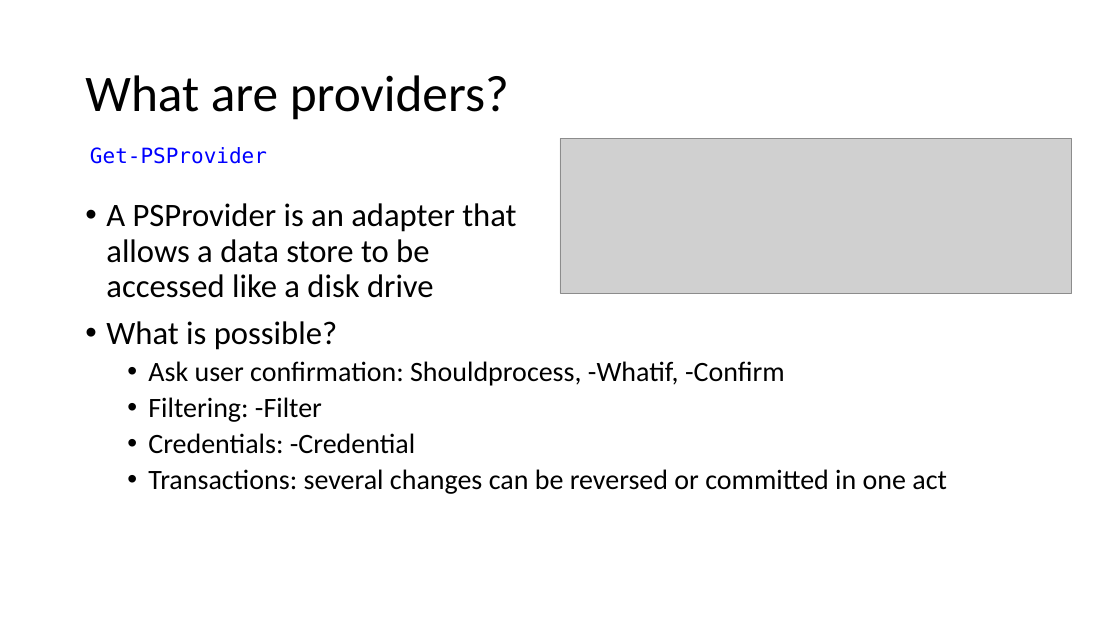
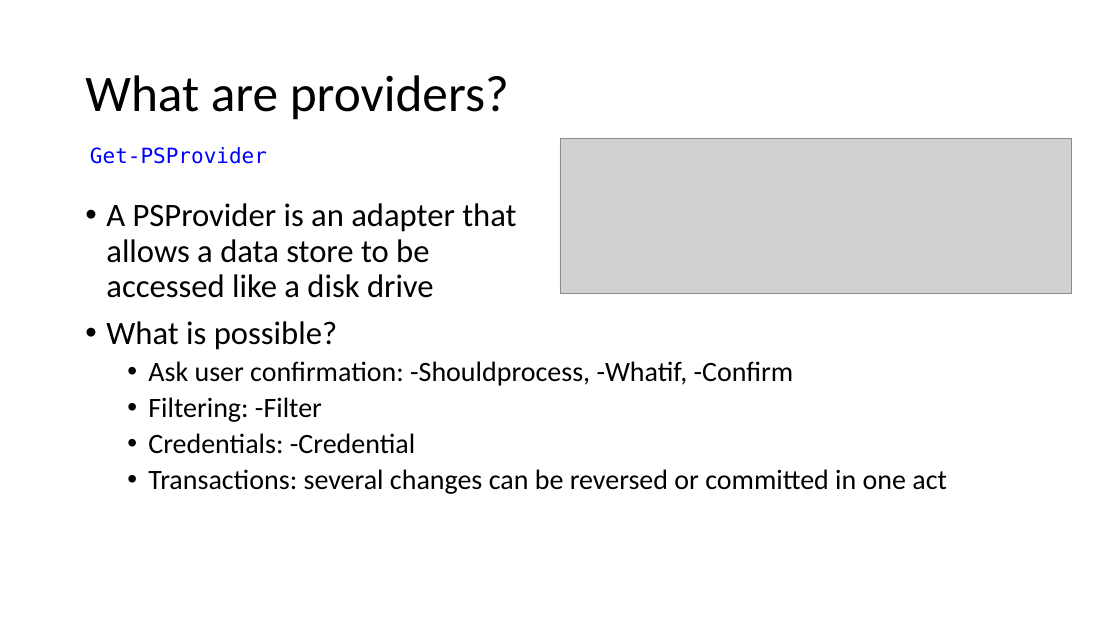
Before and after one commit to mjochen/PS-Technologies, a slide deck: slide 2 of The_navigation_model/The navigation model.pptx. Drawn at 1120x630 pixels with LibreOffice and Linux fonts; fonts in the diff are those of the drawing; grey boxes stand for pictures. Boxes give left, top, right and bottom in pixels: in the first picture for what was removed or moved away, otherwise in the second. Text is boxed around its words. In the diff, an @@ line names an element or a change of style, - is before the commit and + after.

```diff
--- a/The_navigation_model/The navigation model.pptx
+++ b/The_navigation_model/The navigation model.pptx
@@ text at <box>148,361,794,386</box>: text changed @@
-  • Ask user confirmation: Shouldprocess, -Whatif, -Confirm
+  • Ask user confirmation: -Shouldprocess, -Whatif, -Confirm
```
Also in this commit, not shown: 3 other files.
